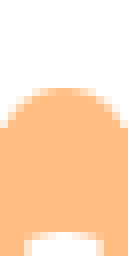
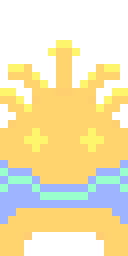
Two versions of the same layered image (128x256). Layer-by-layer changes:
painted on "Layer 1" over (x1=0, y1=40, x2=128, y2=256)
